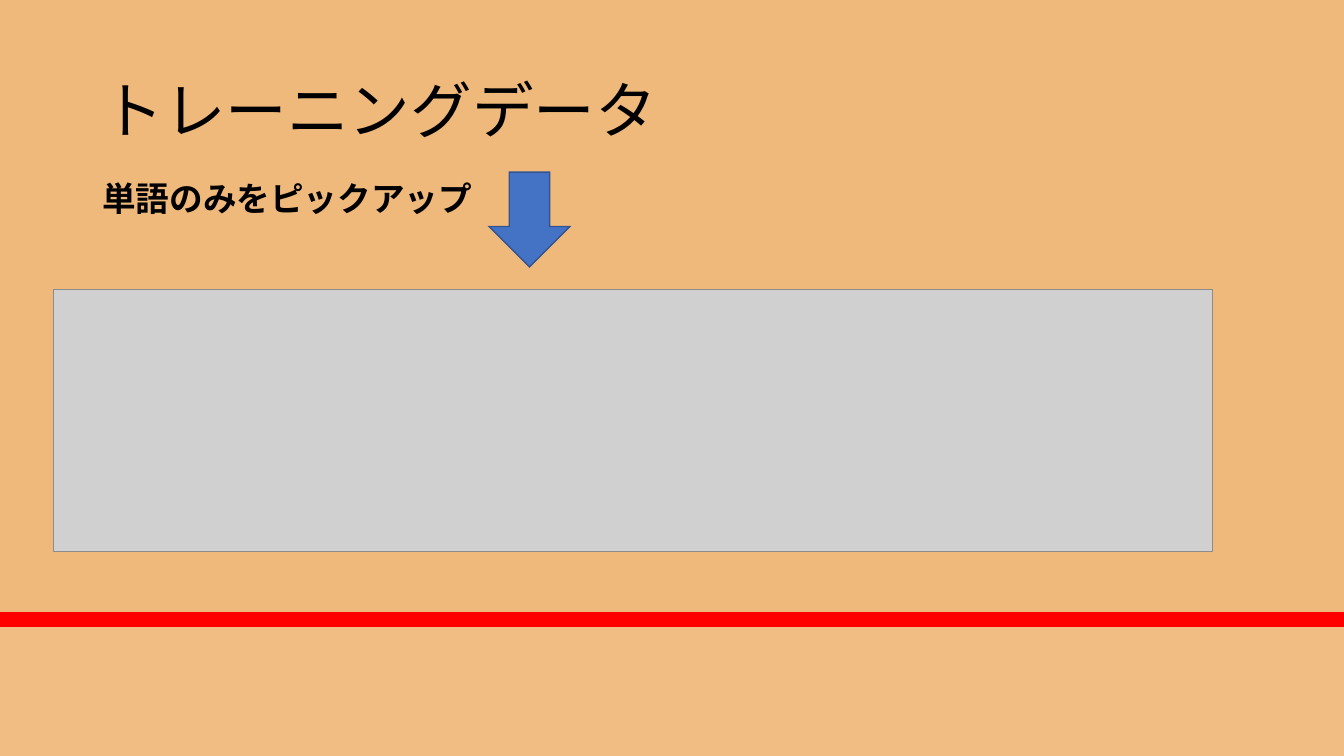
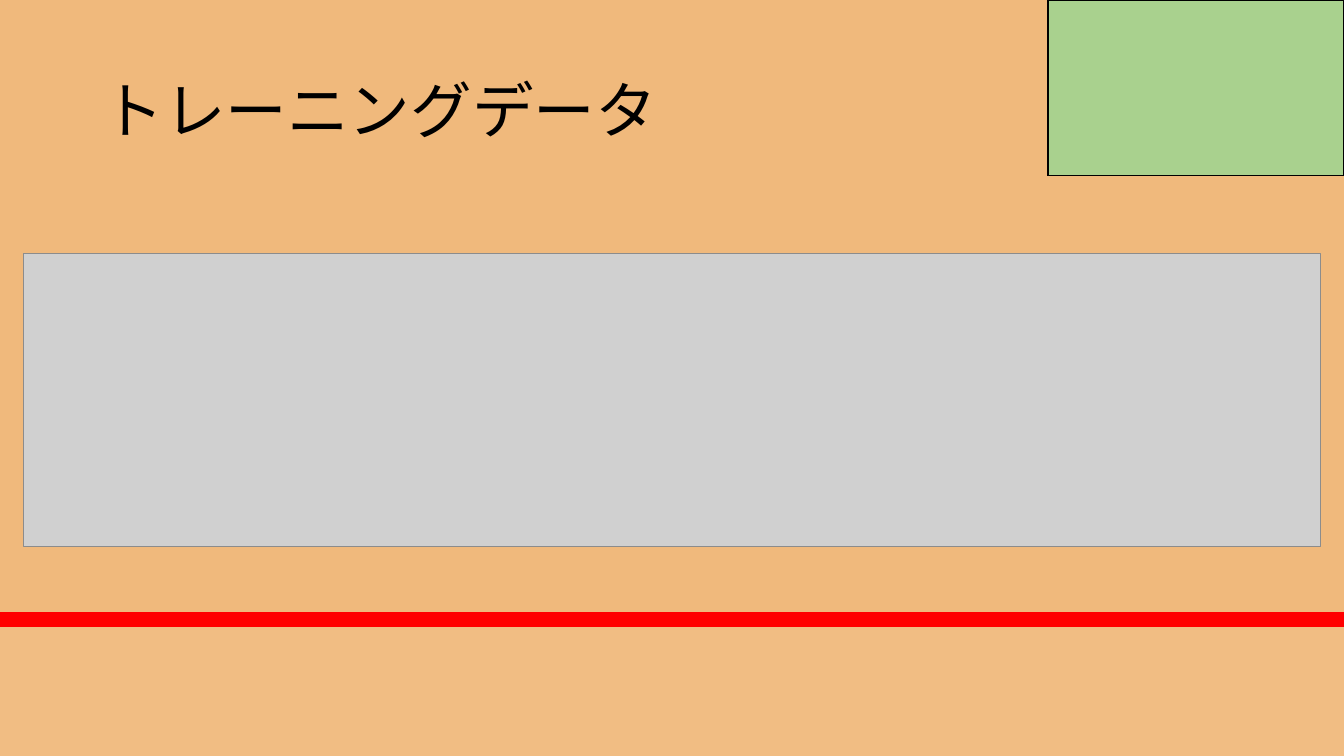
Before and after one commit to RikiishiSuzunosuke/AIspeaker_yosie, a slide deck: slide 11 of presentation/AIスピーカー開発_3_山田.pptx (slide 12 before the commit). Drawn at 1344x756 pixels with LibreOffice and Linux fonts; fonts in the diff are those of the drawing; grey boxes stand for pictures. Boxes give left, top, right and bottom in pixels: in the first picture for what was removed or moved away, otherwise in the second. Text is boxed around its words. In the diff, an @@ line names an element or a change of style, - is before the commit and + after.

```diff
--- a/presentation/AIスピーカー開発_3_山田.pptx
+++ b/presentation/AIスピーカー開発_3_山田.pptx
@@ rectangle added at (1049, 0, 1344, 175), fill #A9D18E, outline #000000 1 pt @@
@@ down arrow removed at (489, 172, 570, 267) @@
@@ text removed at (102, 182, 472, 214) @@
-単語のみをピックアップ
@@ picture: place and size @@
-picture at (53, 289, 1213, 552)
+picture at (24, 253, 1321, 546)
```
Also in this commit, not shown: 4 other slides changed, 1 slide added, 1 slide removed, 1 other file.
